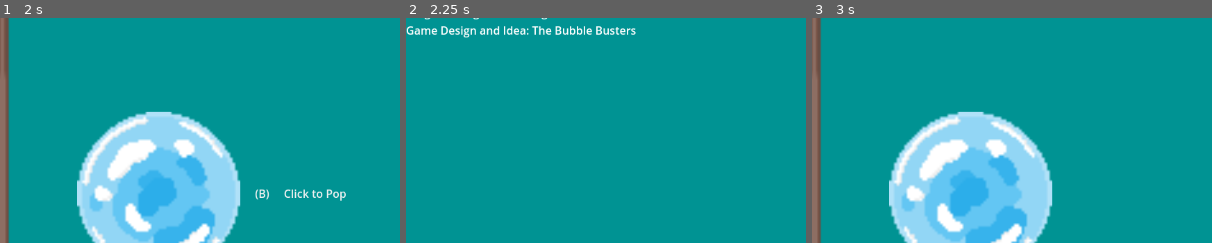
Above: before the commit, frames 1-3 (left to right).
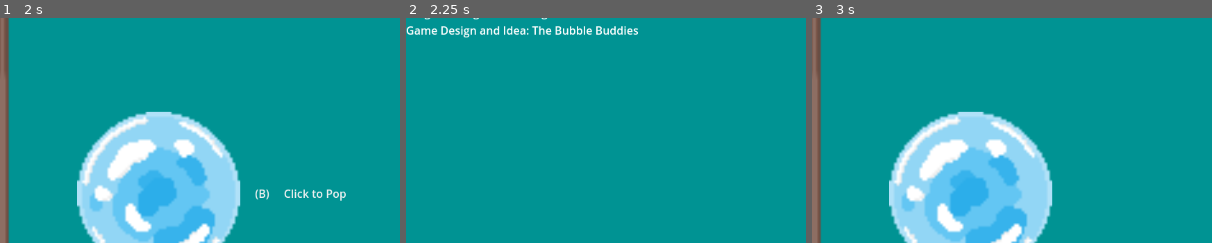
Above: after the commit, the same moments.

Repository: dbrogen/BubbleBusters
Game: Godot game, scene res://Scenes/main_screen.tscn
The game is run twice, just before and just after one commit, with the same random seed, the same clock (stepped at 60 frames per second) and the same inputs.
Inputs (mouse positions are % of the whole screen's width and height, from its top left):
- Up to frame 1 (2 s): click (27, 50) at 0.5 s; click "(B) Click to Pop" at 1.25 s
- Up to frame 2 (2.25 s): click "Credits" at 2 s
- Up to frame 3 (3 s): click "Return to Game" at 2.75 s
The pictures show only the part of the screen within x 0-50%, y 11-61%; the shares and areas given below are measured in that part.

Frame 1 is identical in both runs. In frame 2, 0.2% of the frame differs, in the area x 51-58%, y 3-8%; in frame 3, nothing differs.

Commit message:
Bug Fix and Executable Creation
Fixed a bug that caused the click to have 1 pop rather than the equivalent to the bubblesPerClick variable

Diff:
--- a/Scenes/credits.tscn
+++ b/Scenes/credits.tscn
@@ -25,7 +25,7 @@
 text = "Credits:
 Assets: Ferris Milinazzo
 Programming: Daniel Brogen
-Game Design and Idea: The Bubble Busters"
+Game Design and Idea: The Bubble Buddies"
 
 [node name="Button" type="Button" parent="."]
 layout_mode = 1
--- a/Scripts/UI.gd
+++ b/Scripts/UI.gd
@@ -149,7 +149,7 @@
 	$BubbleButton/AudioStreamPlayer2D.play();
 	bubbleCurrentHealth -= bubblesPerClick;
 	if(bubbleCurrentHealth <= 0):
-		numBubbles += 1;
+		numBubbles += bubblesPerClick;
 		bubbleCurrentHealth = bubbleMaxHealth;
 		$BubbleButton.icon = null;
 		var timer = get_tree().create_timer(.02);
Not shown, added: export_presets.cfg
Not shown, added: Executables/Bubble Busters.exe
